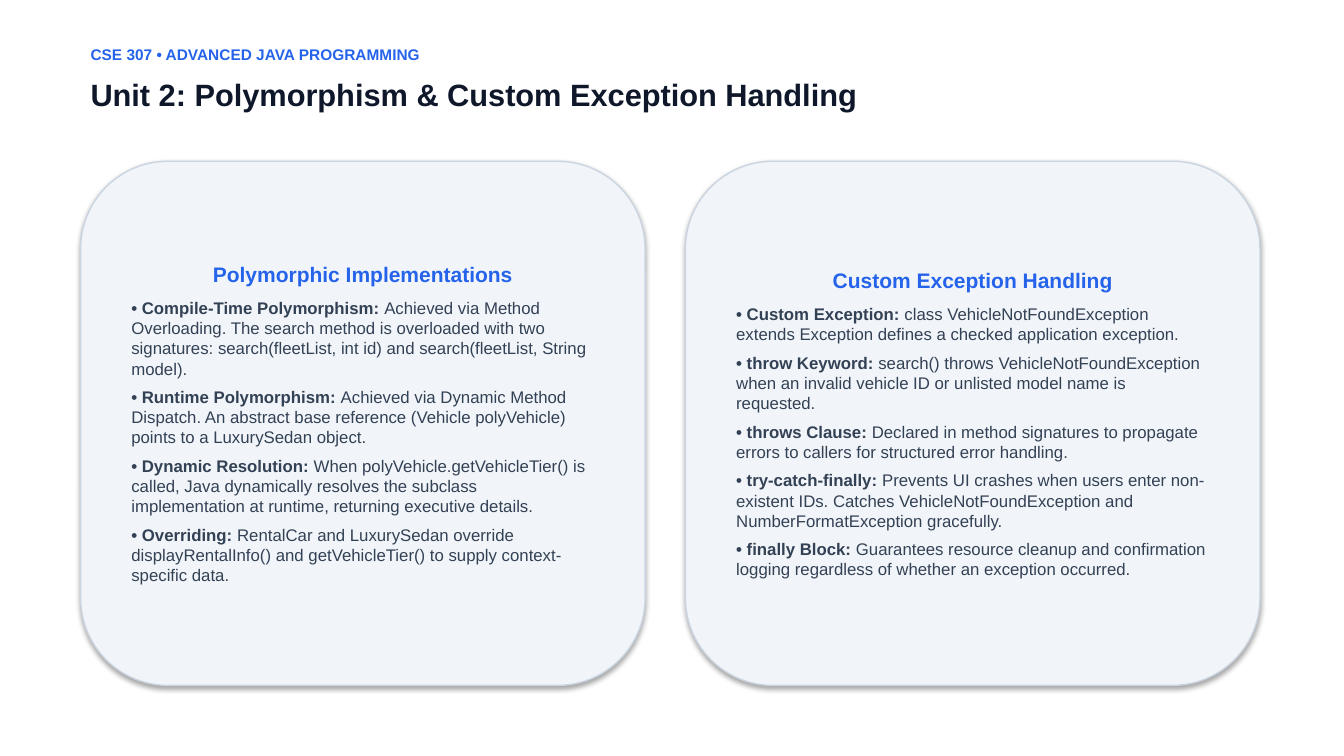
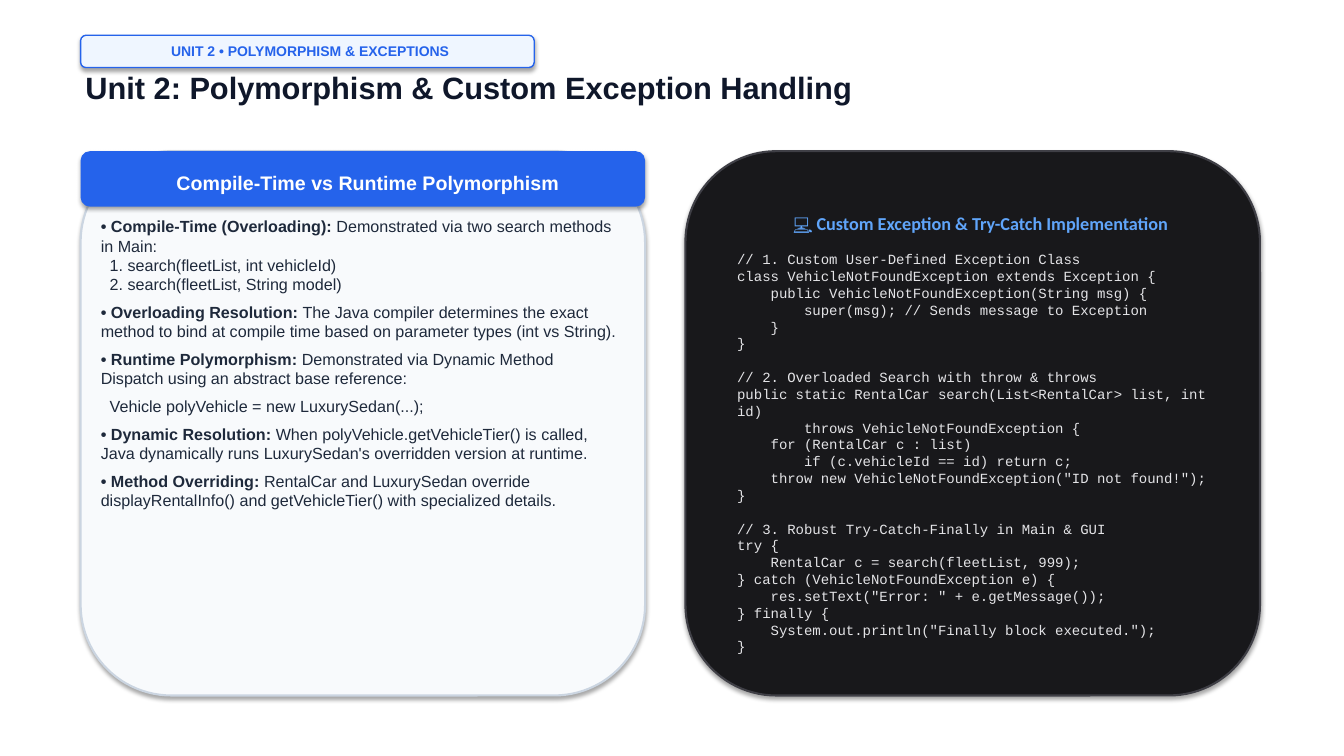
Before and after one commit to aarushdubey/car-rental-system-java, a slide deck: slide 5 of Car_Rental_System_Presentation.pptx. Drawn at 1344x756 pixels with LibreOffice and Linux fonts; fonts in the diff are those of the drawing. Boxes give left, top, right and bottom in pixels: in the first picture for what was removed or moved away, otherwise in the second. Text is boxed around its words. In the diff, an @@ line names an element or a change of style, - is before the commit and + after.

```diff
--- a/Car_Rental_System_Presentation.pptx
+++ b/Car_Rental_System_Presentation.pptx
@@ rounded rectangle added at [81, 35, 534, 68], fill #EFF6FF, outline #2563EB 1 pt, 10 pt, text #2563EB, bold @@
+UNIT 2 • POLYMORPHISM & EXCEPTIONS
@@ text removed at [91, 49, 420, 60] @@
-CSE 307 • ADVANCED JAVA PROGRAMMING
@@ text "Unit 2: Polymorphism & Custom ...": place and size @@
-text "Unit 2: Polymorphism & Custom ..." at [91, 83, 856, 111]
+text "Unit 2: Polymorphism & Custom ..." at [85, 76, 851, 104]
@@ rounded rectangle: place and size @@
-rounded rectangle at [81, 161, 645, 686]
+rounded rectangle at [81, 151, 645, 696]
@@ rounded rectangle at [81, 151, 645, 696]: fill #F1F5F9 to #F8FAFC; outline #CBD5E1 1 pt to #CBD5E1 1.5 pt @@
@@ rounded rectangle added at [81, 151, 645, 207], fill #2563EB, 14 pt, text #FFFFFF, bold @@
+Compile-Time vs Runtime Polymorphism
@@ rounded rectangle "💻 Custom Exception & Try-Catch ...": place and size @@
-rounded rectangle "💻 Custom Exception & Try-Catch ..." at [686, 161, 1260, 686]
+rounded rectangle "💻 Custom Exception & Try-Catch ..." at [686, 151, 1260, 696]
@@ rounded rectangle "💻 Custom Exception & Try-Catch ..." at [686, 151, 1260, 696]: fill #F1F5F9 to #18181B; outline #CBD5E1 1 pt to #3F3F46 1.5 pt @@
@@ text added at [101, 220, 616, 510], 11.5 pt, text #1E293B @@
+• Compile-Time (Overloading): Demonstrated via two search methods in Main:
+1. search(fleetList, int vehicleId)
+2. search(fleetList, String model)
+• Overloading Resolution: The Java compiler determines the exact method to bind at compile time based on parameter types (int vs String).
+• Runtime Polymorphism: Demonstrated via Dynamic Method Dispatch using an abstract base reference:
+Vehicle polyVehicle = new LuxurySedan(...);
+• Dynamic Resolution: When polyVehicle.getVehicleTier() is called, Java dynamically runs LuxurySedan's overridden version at runtime.
+• Method Overriding: RentalCar and LuxurySedan override displayRentalInfo() and getVehicleTier() with specialized details.
@@ text in rounded rectangle at [737, 217, 1206, 638]: text changed; size 12 to 10 pt; font Arial to Courier New; text colour #334155 to #E4E4E7 @@
-Custom Exception Handling
-• Custom Exception: class VehicleNotFoundException extends Exception defines a checked application exception.
-• throw Keyword: search() throws VehicleNotFoundException when an invalid vehicle ID or unlisted model name is requested.
-• throws Clause: Declared in method signatures to propagate errors to callers for structured error handling.
-• try-catch-finally: Prevents UI crashes when users enter non-existent IDs. Catches VehicleNotFoundException and NumberFormatException gracefully.
-• finally Block: Guarantees resource cleanup and confirmation logging regardless of whether an exception occurred.
+💻 Custom Exception & Try-Catch Implementation
+// 1. Custom User-Defined Exception Class
+class VehicleNotFoundException extends Exception {
+public VehicleNotFoundException(String msg) {
+super(msg); // Sends message to Exception
+}
+}
+// 2. Overloaded Search with throw & throws
+public static RentalCar search(List<RentalCar> list, int id)
+throws VehicleNotFoundException {
+for (RentalCar c : list)
+if (c.vehicleId == id) return c;
+throw new VehicleNotFoundException("ID not found!");
+}
+// 3. Robust Try-Catch-Finally in Main & GUI
+try {
+RentalCar c = search(fleetList, 999);
+} catch (VehicleNotFoundException e) {
+res.setText("Error: " + e.getMessage());
+} finally {
+System.out.println("Finally block executed.");
+}
@@ text in rounded rectangle at [131, 266, 586, 585]: text removed @@
-Polymorphic Implementations
-• Compile-Time Polymorphism: Achieved via Method Overloading. The search method is overloaded with two signatures: search(fleetList, int id) and search(fleetList, String model).
-• Runtime Polymorphism: Achieved via Dynamic Method Dispatch. An abstract base reference (Vehicle polyVehicle) points to a LuxurySedan object.
-• Dynamic Resolution: When polyVehicle.getVehicleTier() is called, Java dynamically resolves the subclass implementation at runtime, returning executive details.
-• Overriding: RentalCar and LuxurySedan override displayRentalInfo() and getVehicleTier() to supply context-specific data.
```
Also in this commit, not shown: 7 other slides changed, 2 slides added, 2 slides removed, 5 other files.
